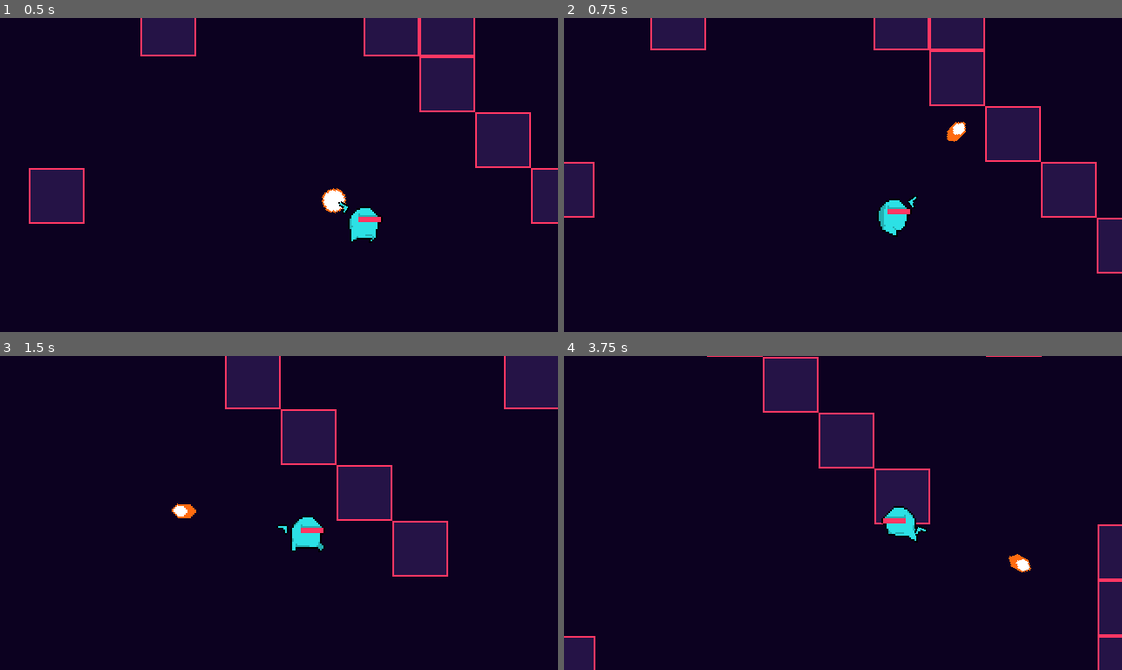
Above: before the commit, frames 1-4 (two rows, left to right).
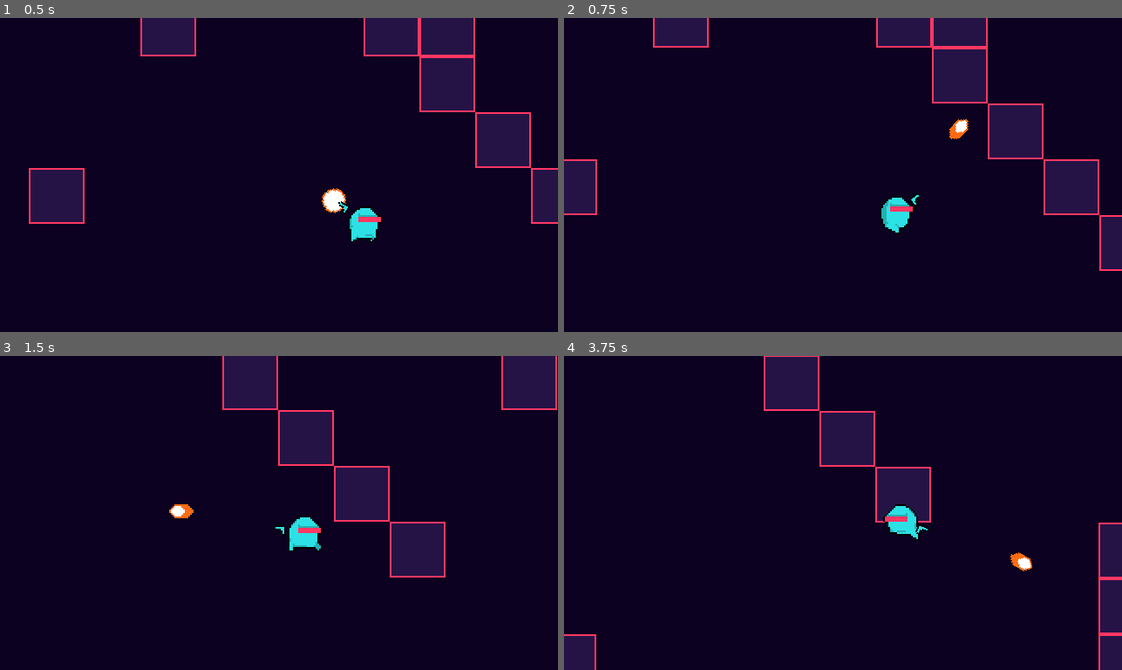
Above: after the commit, the same moments.

Repository: GregCK/RetroGun
Game: Godot game, scene res://World.tscn
The game is run twice, just before and just after one commit, with the same random seed, the same clock (stepped at 60 frames per second) and the same inputs.
Inputs (mouse positions are in pixels of both pictures, inside the frame that each line leads up to):
- Up to frame 1 (0.5 s): no input
- Up to frame 2 (0.75 s): move the mouse to (965, 159) at 0.52 s; hold D (right) from 0.53 s (still down); click (965, 159) at 0.6 s
- Up to frame 3 (1.5 s): move the mouse to (167, 528) at 1.27 s; release D (right) at 1.28 s; hold S (down) from 1.28 s (still down); click (167, 528) at 1.35 s
- Up to frame 4 (3.75 s): move the mouse to (898, 443) at 2.02 s; release S (down) at 2.03 s; hold D (right) 2.03-2.78 s; click (898, 443) at 2.1 s; move the mouse to (815, 575) at 2.77 s; hold W (up) 2.78-3.53 s; click (815, 575) at 2.85 s; move the mouse to (1010, 560) at 3.52 s; hold A (left) from 3.53 s (still down); click (1010, 560) at 3.6 s

Frame 1 is identical in both runs. In frame 2, 3.2% of the frame differs, in the area x 0-100%, y 0-82%; in frame 3, 2.0%; in frame 4, 1.7%.

Commit message:
screenshake

Diff:
--- /dev/null
+++ b/Effects/ShakeCam.gd
@@ -0,0 +1,39 @@
+extends Camera2D
+
+onready var shakeTimer = $Timer
+onready var tween = $Tween
+
+var shake_amount = 0
+var default_offset = offset
+
+
+# Called when the node enters the scene tree for the first time.
+func _ready():
+	Globals.camera = self
+	set_process(false)
+
+
+# Called every frame. 'delta' is the elapsed time since the previous frame.
+func _process(delta):
+	offset = Vector2(rand_range(-shake_amount, shake_amount), rand_range(-shake_amount, shake_amount)) * delta + default_offset
+
+
+func shake(new_shake, shake_time=0.4, shake_limit=100):
+	shake_amount += new_shake
+	if shake_amount > shake_limit:
+		shake_amount = shake_limit
+
+	shakeTimer.wait_time = shake_time
+
+
+	tween.stop_all()
+	set_process(true)
+	shakeTimer.start()
+
+
+func _on_Timer_timeout():
+	shake_amount = 0
+	set_process(false)
+
+	tween.interpolate_property(self, "offset", offset, default_offset, 0.1, Tween.TRANS_QUAD, Tween.EASE_IN_OUT)
+	tween.start()
--- /dev/null
+++ b/Effects/ShakeCam.tscn
@@ -0,0 +1,13 @@
+[gd_scene load_steps=2 format=2]
+
+[ext_resource path="res://Effects/ShakeCam.gd" type="Script" id=1]
+
+[node name="ShakeCam" type="Camera2D"]
+offset = Vector2( 288, 512 )
+current = true
+script = ExtResource( 1 )
+
+[node name="Timer" type="Timer" parent="."]
+
+[node name="Tween" type="Tween" parent="."]
+[connection signal="timeout" from="Timer" to="." method="_on_Timer_timeout"]
--- a/Player/Player.tscn
+++ b/Player/Player.tscn
@@ -7,6 +7,7 @@
 [ext_resource path="res://Player/Weapon.gd" type="Script" id=5]
 [ext_resource path="res://Assets/Sounds/pistol.wav" type="AudioStream" id=6]
 [ext_resource path="res://Assets/MuzzleFlare.png" type="Texture" id=7]
+[ext_resource path="res://Effects/ShakeCam.gd" type="Script" id=8]
 
 [sub_resource type="CapsuleShape2D" id=1]
 radius = 5.52633
@@ -61,8 +62,15 @@
 rotation = 1.5708
 shape = SubResource( 1 )
 
+[node name="PlayerCamOld" type="Camera2D" parent="."]
+
 [node name="PlayerCam" type="Camera2D" parent="."]
 current = true
+script = ExtResource( 8 )
+
+[node name="Timer" type="Timer" parent="PlayerCam"]
+
+[node name="Tween" type="Tween" parent="PlayerCam"]
 
 [node name="AnimationPlayer" type="AnimationPlayer" parent="."]
 anims/Idle = SubResource( 2 )
@@ -97,6 +105,7 @@
 volume_db = -17.377
 
 [node name="GunPitchTimer" type="Timer" parent="Weapon/Pistol"]
-wait_time = 0.4
+wait_time = 0.3
+[connection signal="timeout" from="PlayerCam/Timer" to="PlayerCam" method="_on_Timer_timeout"]
 [connection signal="timeout" from="Weapon/Pistol/MuzzleFlareSprite/Timer" to="Weapon/Pistol" method="_on_Timer_timeout"]
 [connection signal="timeout" from="Weapon/Pistol/GunPitchTimer" to="Weapon/Pistol" method="_on_GunPitchTimer_timeout"]
--- a/Player/Weapons/Pistol.gd
+++ b/Player/Weapons/Pistol.gd
@@ -54,7 +54,7 @@
 	muzzleFlareSprite.visible = true
 	muzzleFlareTimer.start()
 
-
+	Globals.camera.shake(100, 0.1, 200)
 
 
 func _on_Timer_timeout():
Not shown, changed: .mono/metadata/ide_messaging_meta.txt
Not shown: 1 places in Player/Player.tscn that only renumber resources
